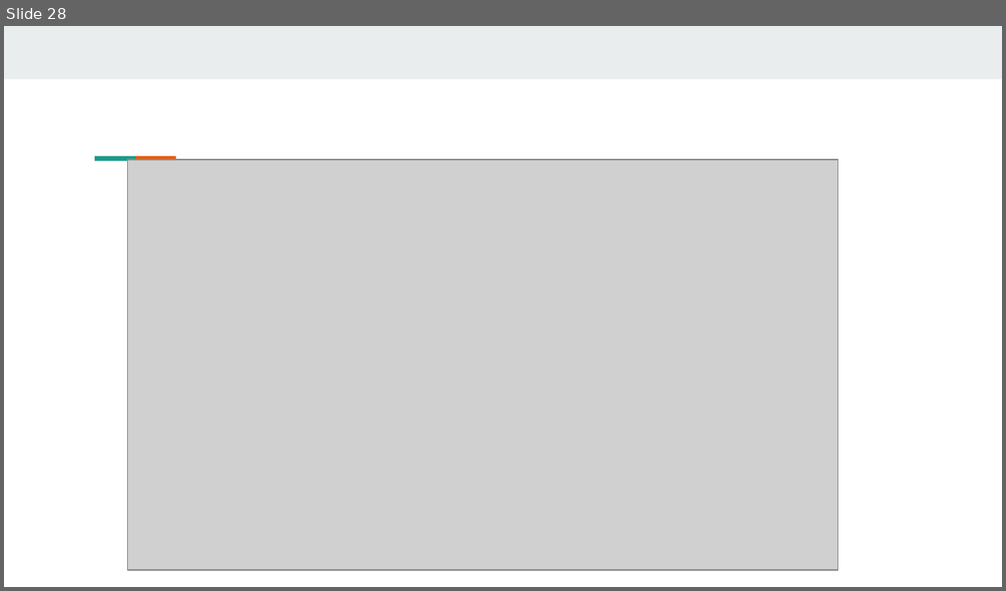
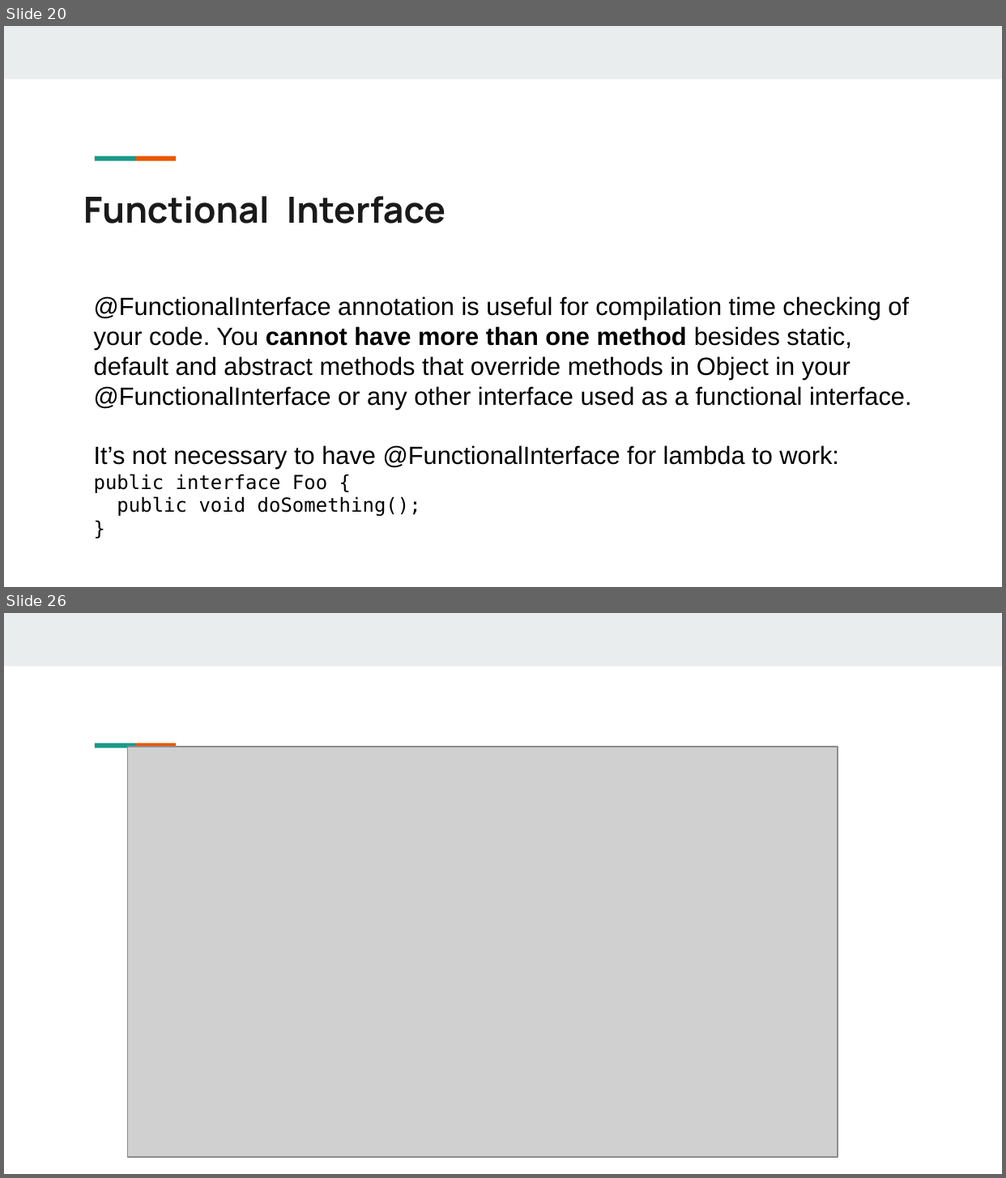
Before and after one commit to liangduo1993/javaee, a slide deck: JaveEE.pptx. Shown one above the other, each under a label of ours: slide 28 before the commit, slides 20 and 26 after it; the slides between them are not shown. The pictures are 1006x591 and 1006x1178 pixels, drawn with LibreOffice and Linux fonts; fonts in the diff are those of the drawing; grey boxes stand for pictures; background and template pictures are left out. Boxes give left, top, right and bottom in pixels: in the first picture for what was removed or moved away, otherwise in the second. Text is boxed around its words. In the diff, an @@ line names an element or a change of style, - is before the commit and + after.

```diff
--- a/JaveEE.pptx
+++ b/JaveEE.pptx
@@ slide 20 added at (x1=4, y1=26, x2=1002, y2=587), background #FFFFFF; not listed: 3 template elements that a slide beside it also shows @@
@@ text added at (x1=83, y1=196, x2=445, y2=224), 26 pt, text #1A1A1A, bold @@
+Functional Interface
@@ text added at (x1=94, y1=297, x2=912, y2=516), 18 pt, text #000000 @@
+@FunctionalInterface annotation is useful for compilation time checking of your code. You cannot have more than one method besides static, default and abstract methods that override methods in Object in your @FunctionalInterface or any other interface used as a functional interface.
+It’s not necessary to have @FunctionalInterface for lambda to work:
+public interface Foo {
+public void doSomething();
+}
@@ what was slide 28 is now slide 26 @@
```
Also in this commit, not shown: 12 slides changed, 3 slides removed, 5 other files.
